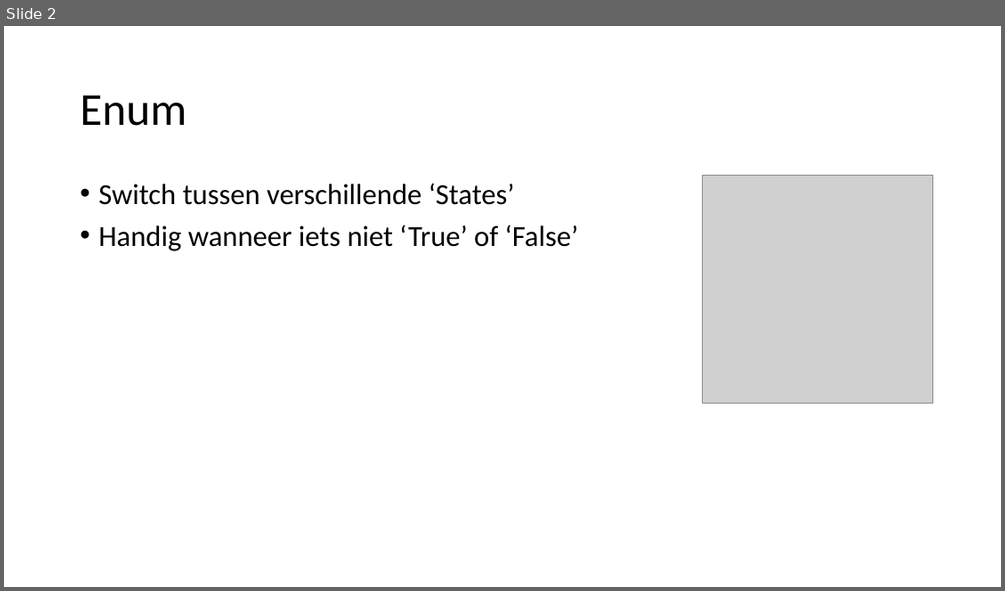
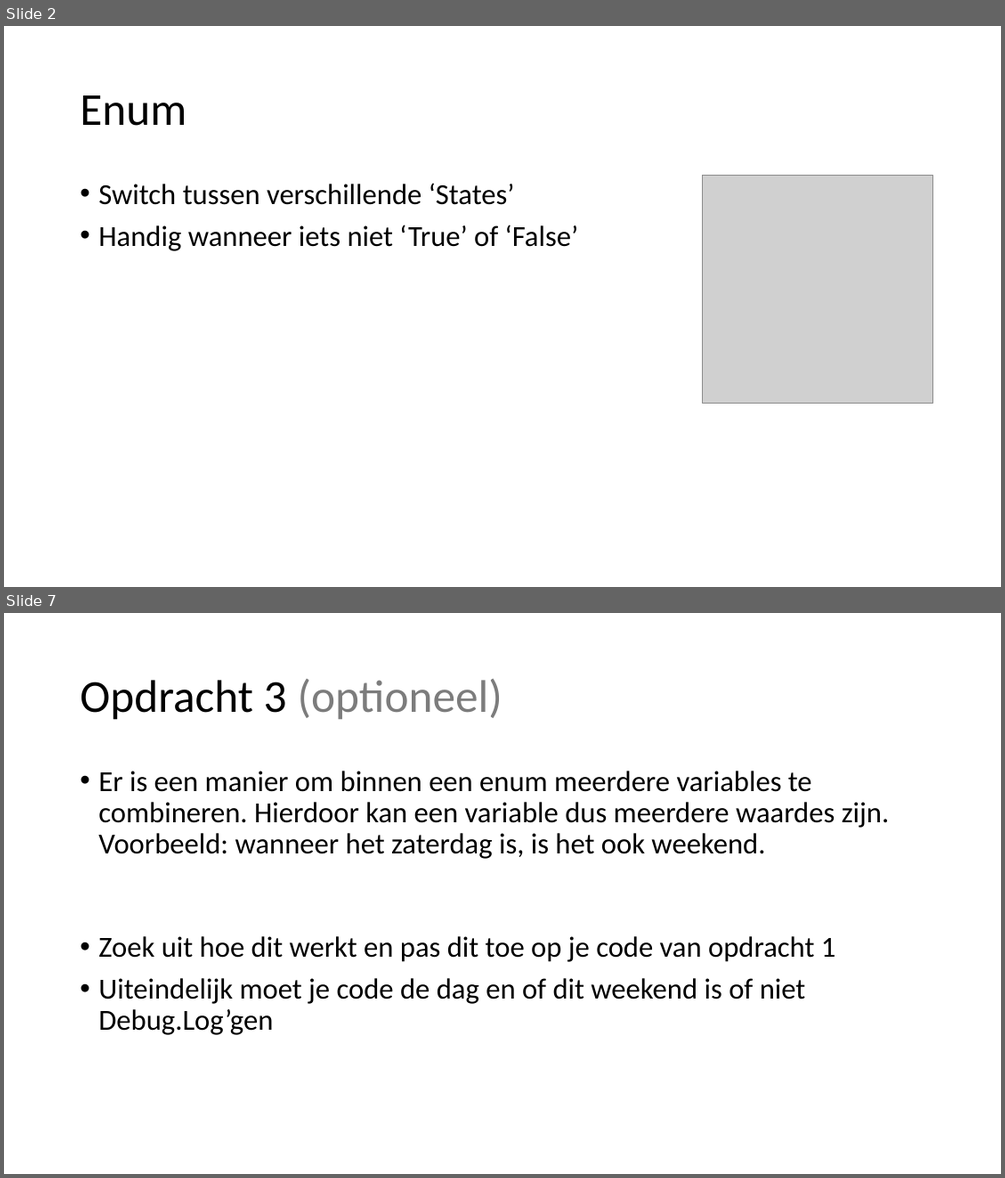
Before and after one commit to DaandenHartog/Seminar_ProgrammingPrinciples, a slide deck: Presentations/PPC_Lesson_Enum.pptx. Shown one above the other, each under a label of ours: slide 2 before the commit, slides 2 and 7 after it; the slides between them are not shown. The pictures are 1005x591 and 1005x1178 pixels, drawn with LibreOffice and Linux fonts; fonts in the diff are those of the drawing; grey boxes stand for pictures. Boxes give left, top, right and bottom in pixels: in the first picture for what was removed or moved away, otherwise in the second. Text is boxed around its words. In the diff, an @@ line names an element or a change of style, - is before the commit and + after.

Commit message:
Enum lesson fixed

```diff
--- a/Presentations/PPC_Lesson_Enum.pptx
+++ b/Presentations/PPC_Lesson_Enum.pptx
@@ slide 7 added at bbox=[4, 613, 1001, 1174], background #FFFFFF @@
@@ title added at bbox=[80, 679, 502, 720], 44 pt, text #7C7C7C @@
+Opdracht 3 (optioneel)
@@ text added at bbox=[98, 771, 890, 1035], 28 pt, text #000000 @@
+• Er is een manier om binnen een enum meerdere variables te combineren. Hierdoor kan een variable dus meerdere waardes zijn. Voorbeeld: wanneer het zaterdag is, is het ook weekend.
+• Zoek uit hoe dit werkt en pas dit toe op je code van opdracht 1
+• Uiteindelijk moet je code de dag en of dit weekend is of niet Debug.Log’gen
```
Also in this commit, not shown: 1 slide changed, 4 other slides added, 1 other file.
